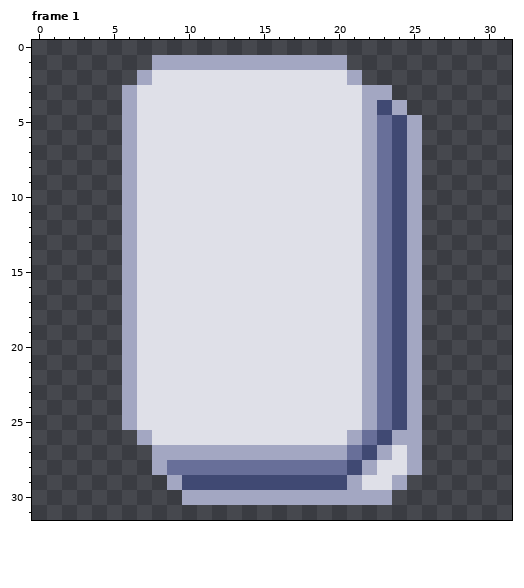
Pixel-art file: Assets/Prefabs/Deck/Deck.aseprite. Above: the version before the commit.
32x32 pixels, 3 frames. Shown: frame 1.
The result:
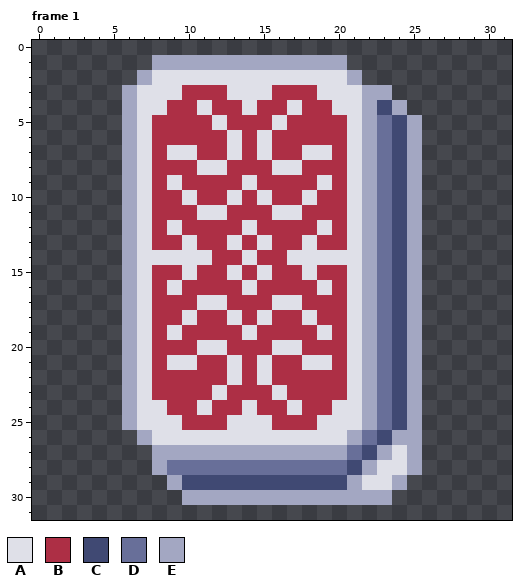
Palette (. is transparent): A #dfe0e8  B #ad2f45  C #404973  D #686f99  E #a3a7c2
What changed:
Changed rows in their new state; - is an unchanged pixel.
Frame 1:
first column x 8:
 3 --BBB---BBB--
 4 -BB-BB-BB-BB-
 5 BBBB-BBB-BBBB
 6 BBBBB-B-BBBBB
 7 B--BB-B-BB--B
 8 BBB--BBB--BBB
 9 B-BBBB-BBBB-B
10 BB-BB-B-BB-BB
11 BBB--BBB--BBB
12 B-BBBB-BBBB-B
13 BB-BB-B-BB-BB
14 ----BB-BB----
15 BB-BB-B-BB-BB
16 B-BBBB-BBBB-B
17 BBB--BBB--BBB
18 BB-BB-B-BB-BB
19 B-BBBB-BBBB-B
20 BBB--BBB--BBB
21 B--BB-B-BB--B
22 BBBBB-B-BBBBB
23 BBBB-BBB-BBBB
24 -BB-BB-BB-BB-
25 --BBB---BBB--
